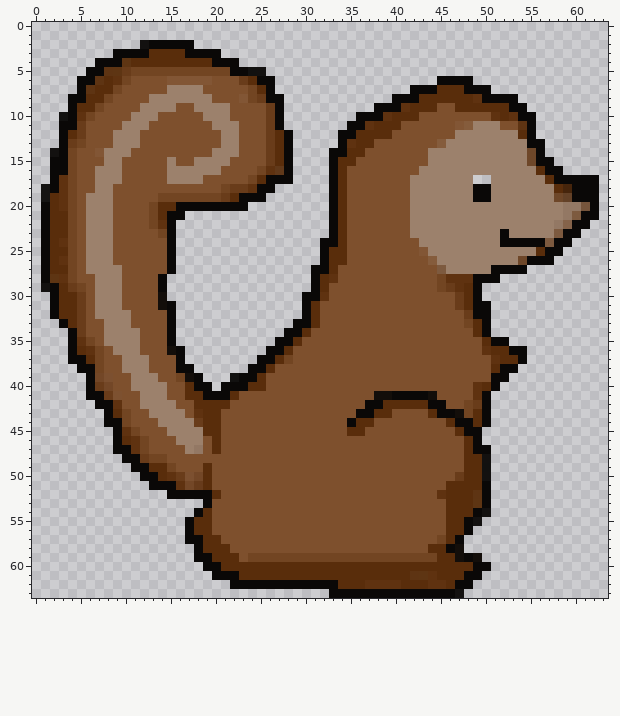
Edited in one commit: pixel-art sprite (Assets/pixelArt/walkingAnimation/walking1.png). The picture above is the old version.
The file is 64x64 pixels. Pixels under 10% opacity are left out. Colours within 5 levels of each other are drawn and written as one.
And afterwards:
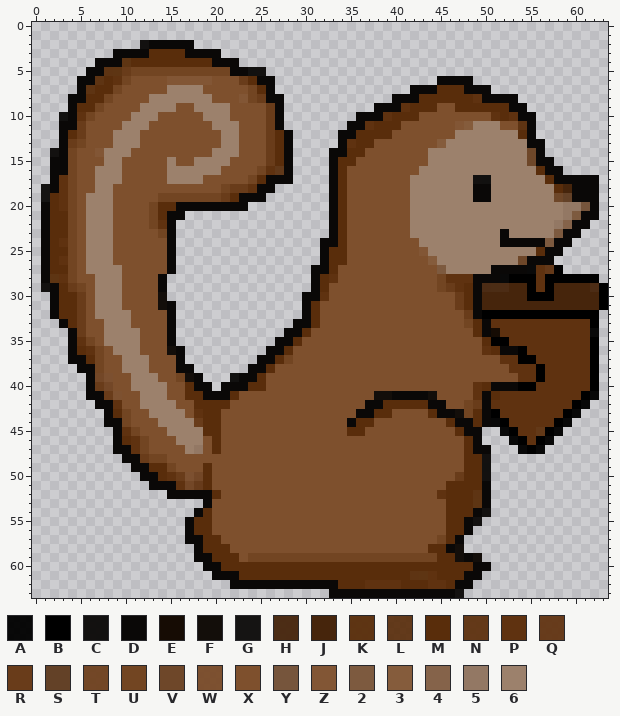
Palette (. is transparent): A #000000f4  B #000000  C #0a0807f3  D #0a0807  E #160c04  F #130e0a  G #151413  H #46250cf3  J #46250c  K #592d0af3  L #592d0bea  M #592d0b  N #5f3210f3  P #5f3210  Q #643716f7  R #693c1a  S #634127  T #6f4220f5  U #724522  V #6e4729  W #794b29f4  X #7e502d  Y #76553c  Z #825635  2 #7d5a3f  3 #855c3c  4 #85634a  5 #937864  6 #9c816c
What changed:
Colour A is added in row 27 at x 55; in row 28 at x 52; in row 34 at x 62; in row 41 at x 62; in row 42 at x 61; in row 43 at x 60.
Colour A is added in row 44 at x 51 and 59; in row 45 at x 52 and 58; in row 46 at x 53 and 57; in row 47 at x 54 and 56.
Colour B is added in row 27 at x 58; in row 28 at x 53 to 55 and 57 to 62; in row 29 at x 55, 57 and 63; in row 30 at x 55 to 57 and 63; in row 31 at x 63; in row 32 at x 51 to 62.
Colour B is added in row 33 at x 62; in rows 35 to 36 at x 62; in row 37 at x 55 and 62; in rows 38 to 39 at x 56 and 62; in row 40 at x 54 to 55 and 62; in row 41 at x 61.
Colour B is added in row 42 at x 60; in row 43 at x 51 and 59; in row 44 at x 52 and 58; in row 45 at x 53 and 57; in row 46 at x 54 and 56; in row 47 at x 55.
Colour B replaces colour D in row 32 at x 50; in row 35 at x 51 to 52; in rows 36 to 37 at x 54.
Colour C is added in row 17 at x 49 to 50.
Colour D is added in row 40 at x 52 to 53.
Colour D replaces colour M in row 36 at x 52.
Colour E is added in row 34 at x 51.
Colour H is added in row 29 at x 50 to 52 and 62.
Colour J is added in row 29 at x 53 to 54 and 58 to 61; in row 30 at x 50 to 54 and 58 to 62; in row 31 at x 51 to 62.
Colour J replaces colour D in row 31 at x 50.
Colour M is added in row 41 at x 51.
Colour N is added in row 27 at x 57; in row 45 at x 56.
Colour P is added in rows 27 to 29 at x 56; in row 33 at x 51 to 61; in row 34 at x 52 to 61; in row 35 at x 53 to 61; in row 36 at x 55 to 61; in row 37 at x 56 to 61.
Colour P is added in rows 38 to 39 at x 54 to 55 and 57 to 61; in row 40 at x 56 to 61; in row 41 at x 52 to 60; in row 42 at x 51 to 59; in row 43 at x 52 to 58; in row 44 at x 53 to 57.
Colour P is added in row 45 at x 54 to 55; in row 46 at x 55.
Colour P replaces colour D in row 38 at x 53.
Colour P replaces colour M in row 37 at x 52 to 53.
Colour X is added in row 39 at x 53.
Colour X replaces colour D in row 38 at x 52; in row 39 at x 51 to 52.
Colour X replaces colour M in row 38 at x 51.
Colour X replaces colour P in row 37 at x 51.
Pixel boxes of the changes (left, top, right, bottom) in both pictures:
added: (473, 175, 491, 184)
changed: (482, 265, 608, 454)
